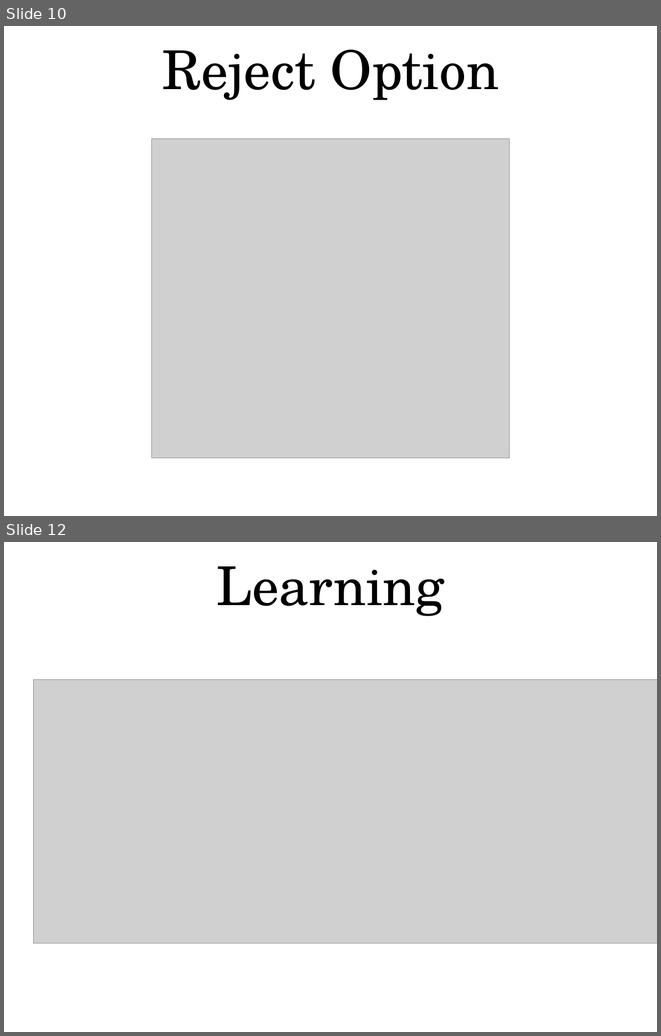
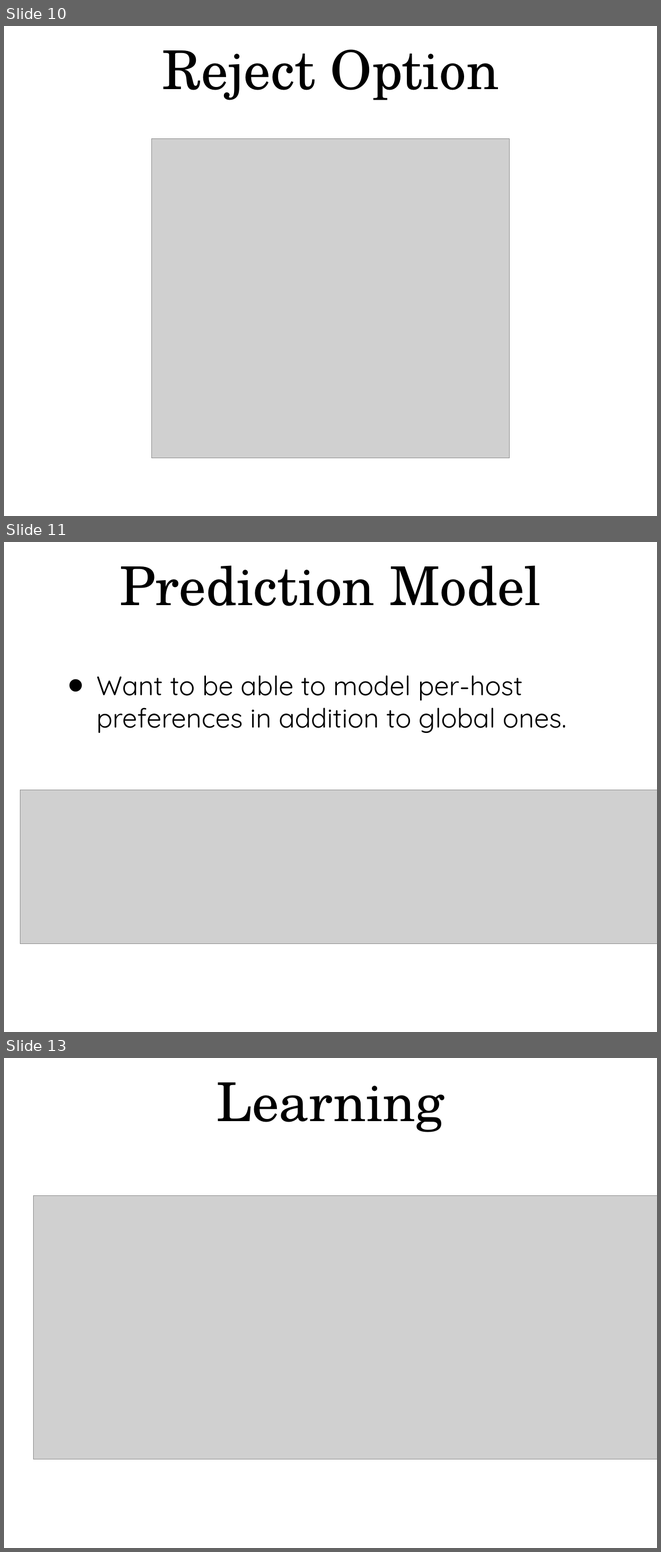
Before and after one commit to sergeyk/csrec, a slide deck: writeups/presentation.ppt. Shown one above the other, each under a label of ours: slides 10 and 12 before the commit, slides 10, 11 and 13 after it; the slides between them are not shown. The pictures are 661x1036 and 661x1552 pixels, drawn with LibreOffice and Linux fonts; fonts in the diff are those of the drawing; grey boxes stand for pictures. Boxes give left, top, right and bottom in pixels: in the first picture for what was removed or moved away, otherwise in the second. Text is boxed around its words. In the diff, an @@ line names an element or a change of style, - is before the commit and + after.

Commit message:
presentation additional figures

```diff
--- a/writeups/presentation.ppt
+++ b/writeups/presentation.ppt
@@ slide 11 added at [4, 542, 657, 1032], background #FFFFFF @@
@@ title added at [120, 565, 541, 606], 84 pt, text #000000 @@
+Prediction Model
@@ text added at [96, 675, 566, 733], 42 pt, text #000000 @@
+• Want to be able to model per-host preferences in addition to global ones.
@@ picture added at [20, 790, 657, 944] @@
@@ what was slide 12 is now slide 13 @@
```
Also in this commit, not shown: 3 slides changed, 3 other slides added, 3 slides removed, 1 other file.
